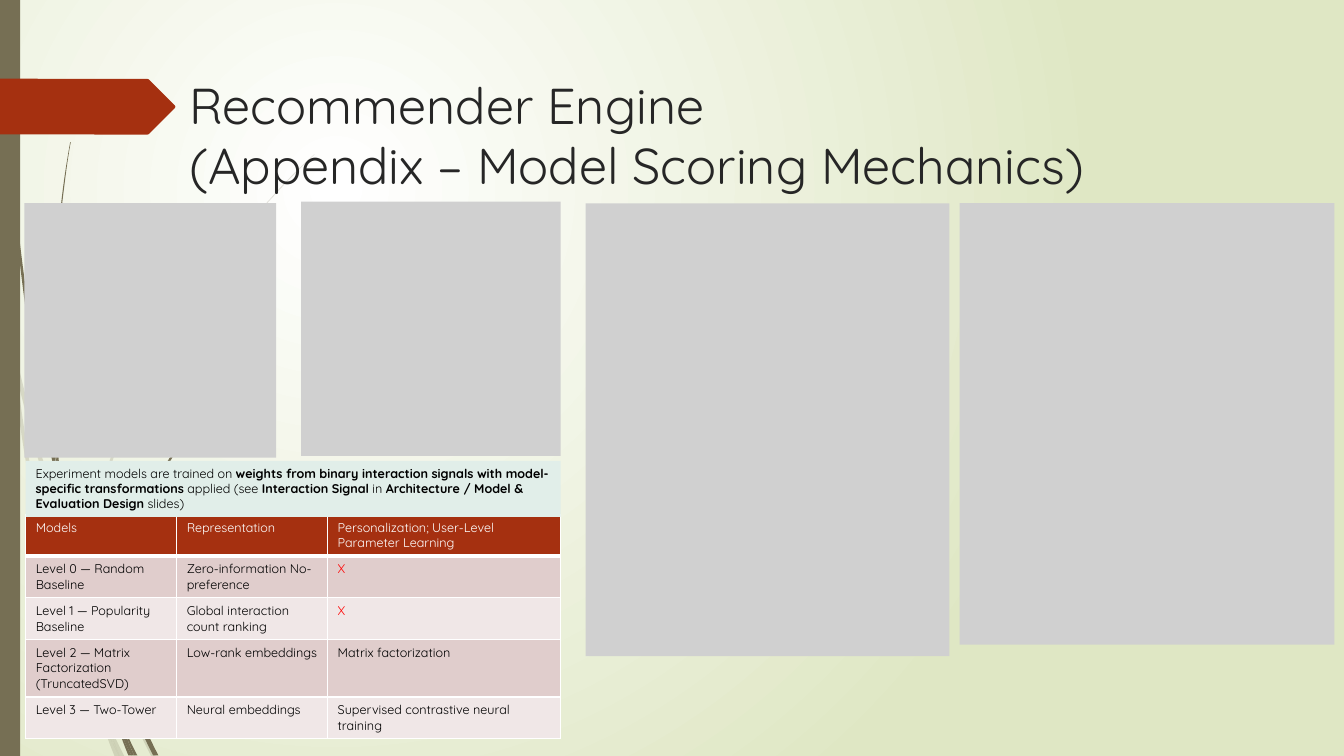
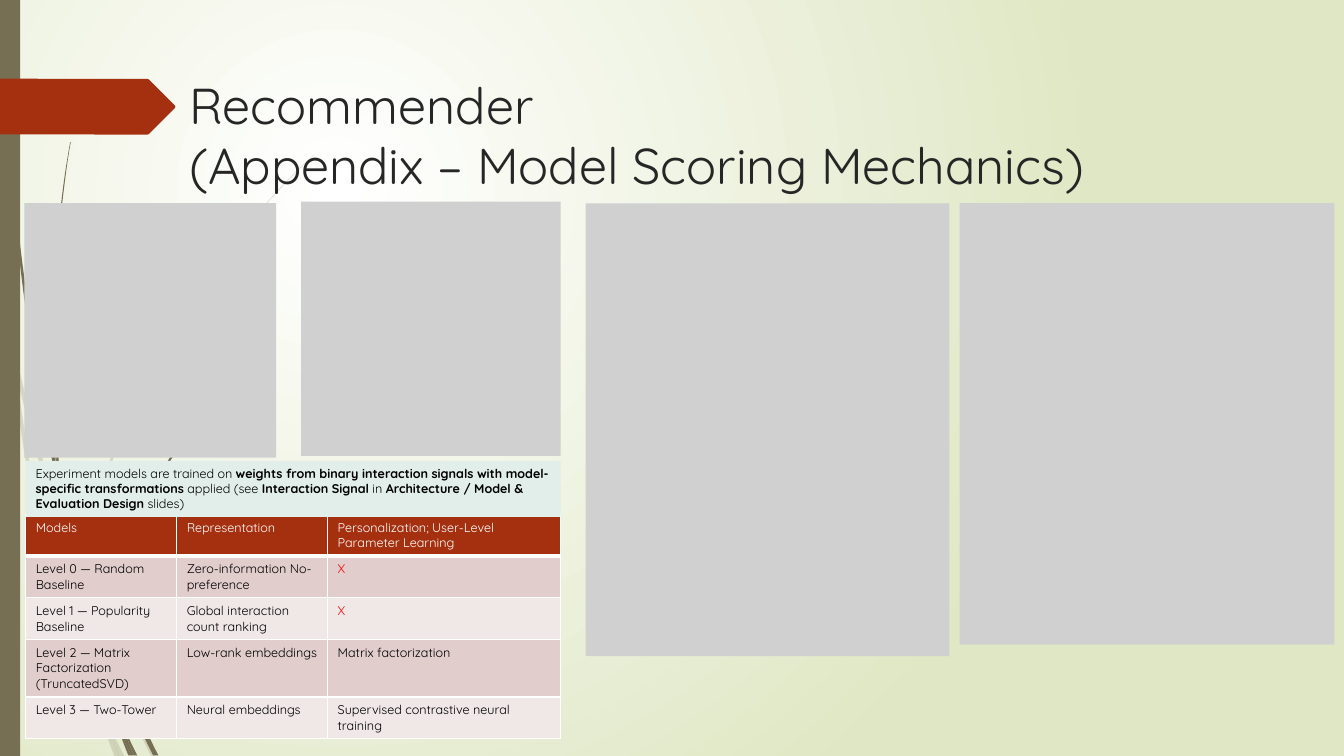
Before and after one commit to Phrey001/mle-marketplace-growth, a slide deck: slide 13 of docs/architecture.pptx. Drawn at 1344x756 pixels with LibreOffice and Linux fonts; fonts in the diff are those of the drawing; grey boxes stand for pictures. Boxes give left, top, right and bottom in pixels: in the first picture for what was removed or moved away, otherwise in the second. Text is boxed around its words. In the diff, an @@ line names an element or a change of style, - is before the commit and + after.

```diff
--- a/docs/architecture.pptx
+++ b/docs/architecture.pptx
@@ title at [189, 86, 1084, 194]: text changed @@
-Recommender Engine
-(Appendix – Model Scoring Mechanics)
+Recommender
+(Appendix – Model Scoring Mechanics)
```
Also in this commit, not shown: 12 other slides changed, 18 other files.
